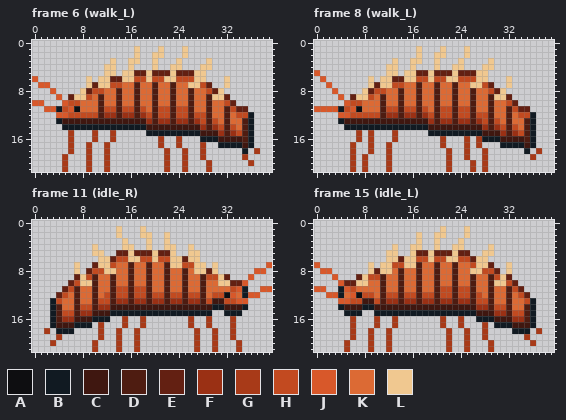
Two states of a pixel-art file, assets/creatures/freshwater/ancient_cold_lake/ac_giant_spiny_amphipod.aseprite. Above: the version before the commit.
40x22 pixels, 16 frames. Colours within 5 levels of each other are drawn and written as one. Shown: frame 6 (walk_L), frame 8 (walk_L), frame 11 (idle_R), frame 15 (idle_L). The commit also changed other frames, which this record leaves out.
Palette (. is transparent): A #0e0e11  B #111a22  C #3f1710  D #4e1c11  E #632012  F #9a3014  G #a83a18  H #c24a20  J #d8582a  K #dc6a34  L #f0c890
Pixels before, frame 6 (walk_L), first column x 0:
 1 .................L...L...L............
 2 .................L..LL...L............
 3 .............L..LL..L...L....L........
 4 ............LL..L...L..LL...LL........
 5 ............LL.LLEELEEELEEELL.........
 6 J........L.LLEELLHHLHHLLHHHLL...L.....
 7 .JJ......LELLHHKKDKKDKKDKKLLHE..L.....
 8 ...J....LEHHKKDKKDKKDKKDKKDKKHEL......
 9 ....J.ELLHKDKKDKKDKKDKKDKKDKKDLLE.....
10 JJ...JHHKKKDKKDKKDKKDKKDKKDKKDKKHE....
11 ..JJBHJAKKKDHHDHHDHKDHHDHHDKKDKKDHEE..
12 ....JJHHHHHDFFDFFDFHDHHDHHDHHDKKDKHHB.
13 ....BCCCCCCCCCCCCCCFDFFDFFDFHDHKDKKDB.
14 .....BBBBBBBBBBBBBBCCCCCCCCCFDFHDHKDB.
15 ......G...G..G.....BBBBBBBBBCCCFDFHDB.
16 ......G...G..G.......G..G...BBBCCCCDB.
17 ......G..G..G........G..G...G..BBBBCB.
18 ......G..G..G.........G..G..G......B.G
19 .....G...G..G.........G..G..G......G..
20 .....G...G..G.........G..G...G......G.
21 .....G...G..G.........G..G...G........
Pixels before, frame 8 (walk_L), first column x 0:
 1 .................L...L...L............
 2 .................L..LL...L............
 3 .............L..LL..L...L....L........
 4 ............LL..L...L..LL...LL........
 5 J...........LL.LLEELEEELEEELL.........
 6 .J.......L.LLEELLHHLHHLLHHHLL...L.....
 7 ..J......LELLHHKKDKKDKKDKKLLHE..L.....
 8 ...J....LEHHKKDKKDKKDKKDKKDKKHEL......
 9 ....J.ELLHKDKKDKKDKKDKKDKKDKKDLLE.....
10 .....JHHKKKDKKDKKDKKDKKDKKDKKDKKHE....
11 JJJJBHJAKKKDHHDHHDHKDHHDHHDKKDKKDHEE..
12 ....JJHHHHHDFFDFFDFHDHHDHHDHHDKKDKHHB.
13 ....BCCCCCCCCCCCCCCFDFFDFFDFHDHKDKKDB.
14 .....BBBBBBBBBBBBBBCCCCCCCCCFDFHDHKDB.
15 .......G.G...G.....BBBBBBBBBCCCFDFHDB.
16 .......G.G...G.......G...G.GBBBCCCCDB.
17 ......G..G..G........G...G.G...BBBBCB.
18 ......G..G..G.........G..G..G......B.G
19 ......G.G...G.........G..G..G.......G.
20 ......G.G...G.........G...G.G.........
21 ......G.G...G.........G...G.G.........
Pixels before, frame 11 (idle_R), first column x 2:
 1 ............L...L.....................
 2 ............L...LL..L.................
 3 .............L...L..L.................
 4 ........L....LL..L..LL..L.............
 5 ........LL..EELEEELEEL..LL............
 6 .........LLEHHLLHHLHHLLELL............
 7 .....L..ELLHKKDKKDKKDLLHHLL.L........J
 8 .....L.EHHLLKKDKKDKKDKKDKLLEL......JJ.
 9 .....ELHDKKDKKDKKDKKDKKDKKDHHLE...J...
10 ....EHLLDKKDKKDKKDKKDKKDKKDKKLLEEJ....
11 ...EHDKKDKKDHHDHHDKKDKKDKKDKKKKHJB..JJ
12 ..EHKDKKDKHDHHDHHDHHDHHDHHDKHHAJKBJJ..
13 .BHKKDKKDHHDFFDFFDFFDFFDFFDHCCHHJJ....
14 .BDKKDHHDFFCCCCCCCCCCCCCCCCCBBCCCB....
15 .BDHHDFFCCCBBBBBBBBBBBBBBBBB..BBB.....
16 .BDFFCCCBBB..G..G.......G..G...G......
17 .BCCCBBB.G...G..G.......G..G...G......
18 G.BBB....G..G..G.........G..G..G......
19 ..G......G..G..G.........G..G..G......
20 .G......G...G..G.........G..G...G.....
21 ........G...G..G.........G..G...G.....
Pixels before, frame 15 (idle_L), first column x 0:
 1 .....................L...L............
 2 .................L..LL...L............
 3 .................L..L...L.............
 4 .............L..LL..L..LL....L........
 5 ............LL..LEELEEELEE..LL........
 6 ............LLELLHHLHHLLHHELL.........
 7 J........L.LLHHLLDKKDKKDKKHLLE..L.....
 8 .JJ......LELLKDKKDKKDKKDKKLLHHE.L.....
 9 ...J...ELHHDKKDKKDKKDKKDKKDKKDHLE.....
10 ....JEELLKKDKKDKKDKKDKKDKKDKKDLLHE....
11 JJ..BJHKKKKDKKDKKDKKDHHDHHDKKDKKDHE...
12 ..JJBKJAHHKDHHDHHDHHDHHDHHDHKDKKDKHE..
13 ....JJHHCCHDFFDFFDFFDFFDFFDHHDKKDKKHB.
14 ....BCCCBBCCCCCCCCCCCCCCCCCFFDHHDKKDB.
15 .....BBB..BBBBBBBBBBBBBBBBBCCCFFDHHDB.
16 ......G...G..G.......G..G..BBBCCCFFDB.
17 ......G...G..G.......G..G...G.BBBCCCB.
18 ......G..G..G.........G..G..G....BBB.G
19 ......G..G..G.........G..G..G......G..
20 .....G...G..G.........G..G...G......G.
21 .....G...G..G.........G..G...G........
After the commit:
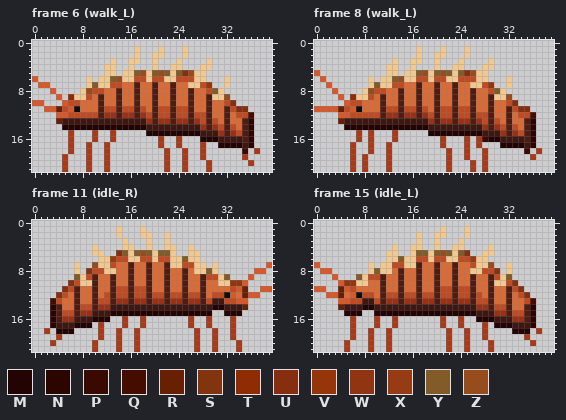
Colours new in this view: M #240402  N #2c0400  P #3a0a02  Q #440d00  R #681f02  S #81340e  T #902c04  U #862e10  V #953509  W #913412  X #963b13  Y #825b28  Z #964c1c
Change:
Frame 6 (walk_L):
y 5: x 17..18 EE -> YZ; x 20..22 EEE -> YZY; x 24..26 EEE -> YUZ
y 6: x 13..14 EE -> YZ
y 7: x 10 E -> Y; x 29 E -> V
y 8: x 9 E -> Z; x 30 E -> Y
y 9: x 6 E -> T; x 32 E -> Z
y 10: x 33 E -> U
y 11: x 4 B -> R; x 34..35 EE -> UU
y 12: x 36 B -> Q
y 13: x 4 B -> R; x 36 B -> N
y 14: x 5..18 BBBBBBBBBBBBBB -> MMMMMMMMMMMMMM; x 36 B -> N
y 15: x 19..27 BBBBBBBBB -> MMMMMMMMM; x 36 B -> N
y 16: x 28..30 BBB -> MMM; x 36 B -> N
y 17: x 31..34 BBBB -> MMMM; x 36 B -> N
y 18: x 35 B -> P
Frame 8 (walk_L):
y 5: x 17..18 EE -> YZ; x 20..22 EEE -> YZY; x 24..26 EEE -> YUZ
y 6: x 13..14 EE -> YZ
y 7: x 10 E -> Y; x 29 E -> V
y 8: x 9 E -> Z; x 30 E -> Y
y 9: x 6 E -> T; x 32 E -> Z
y 10: x 33 E -> U
y 11: x 4 B -> R; x 34..35 EE -> UU
y 12: x 36 B -> Q
y 13: x 4 B -> R; x 36 B -> N
y 14: x 5..18 BBBBBBBBBBBBBB -> MMMMMMMMMMMMMM; x 36 B -> N
y 15: x 19..27 BBBBBBBBB -> MMMMMMMMM; x 36 B -> N
y 16: x 28..30 BBB -> PMM; x 36 B -> N
y 17: x 31..34 BBBB -> MMMM; x 36 B -> N
y 18: x 35 B -> P
Frame 11 (idle_R):
y 5: x 14..15 EE -> UY; x 17..19 EEE -> YZY; x 21..22 EE -> YY
y 6: x 13 E -> X; x 25 E -> Y
y 7: x 10 E -> Z
y 8: x 9 E -> S; x 29 E -> Y
y 9: x 7 E -> Y; x 32 E -> Y
y 10: x 6 E -> U; x 33..34 EE -> VW
y 11: x 5 E -> U; x 35 B -> R
y 12: x 4 E -> U; x 35 B -> R
y 13: x 3 B -> Q
y 14: x 3 B -> N; x 30..31 BB -> MM; x 35 B -> R
y 15: x 3 B -> N; x 13..29 BBBBBBBBBBBBBBBBB -> MMMMMMMMMMMMMMMMM; x 32..34 BBB -> MMM
y 16: x 3 B -> N; x 10..12 BBB -> MMM
y 17: x 3 B -> N; x 7..9 BBB -> MMM
y 18: x 4..6 BBB -> MMM
Frame 15 (idle_L):
y 5: x 17..18 EE -> YY; x 20..22 EEE -> YZY; x 24..25 EE -> YU
y 6: x 14 E -> Y; x 26 E -> X
y 7: x 29 E -> Z
y 8: x 10 E -> Y; x 30 E -> S
y 9: x 7 E -> Y; x 32 E -> Y
y 10: x 5..6 EE -> WV; x 33 E -> U
y 11: x 4 B -> R; x 34 E -> U
y 12: x 4 B -> R; x 35 E -> U
y 13: x 36 B -> Q
y 14: x 4 B -> R; x 8..9 BB -> MM; x 36 B -> N
y 15: x 5..7 BBB -> MMM; x 10..26 BBBBBBBBBBBBBBBBB -> MMMMMMMMMMMMMMMMM; x 36 B -> N
y 16: x 27..29 BBB -> MMM; x 36 B -> N
y 17: x 30..32 BBB -> MMM; x 36 B -> N
y 18: x 33..35 BBB -> MMM
